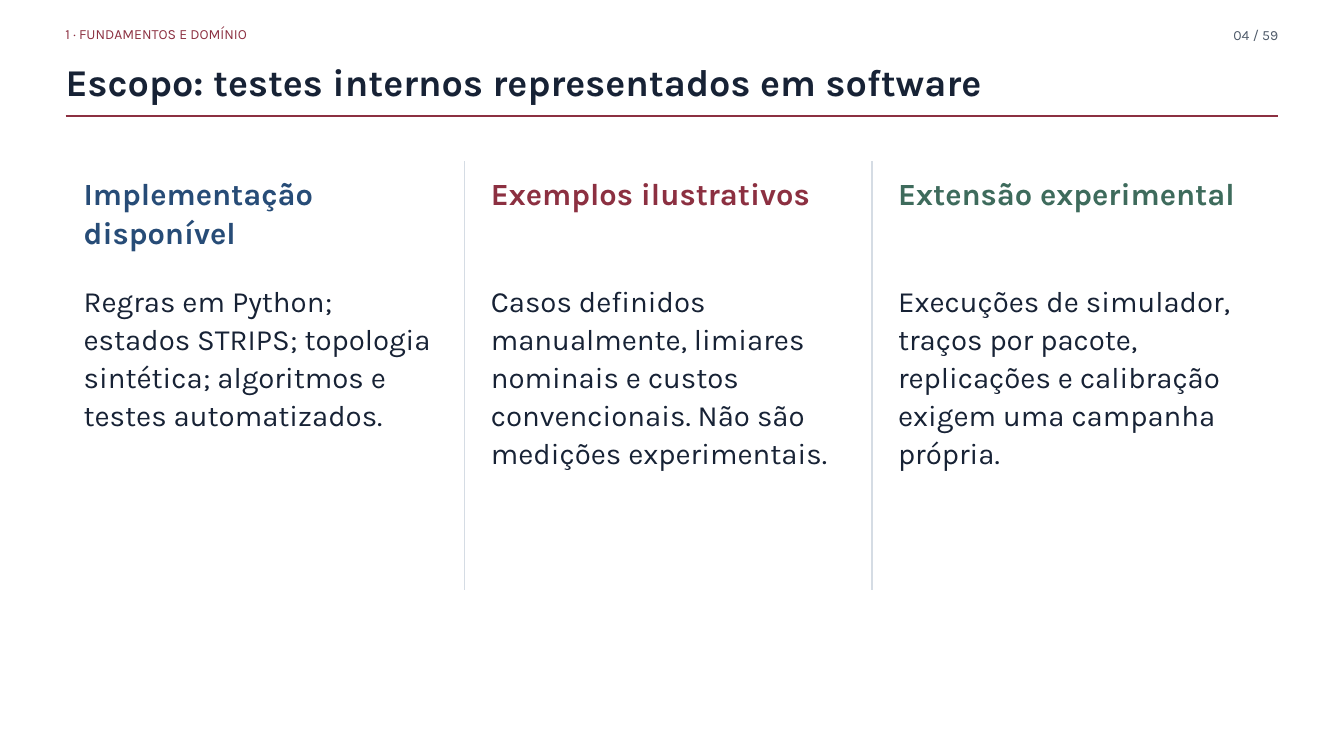
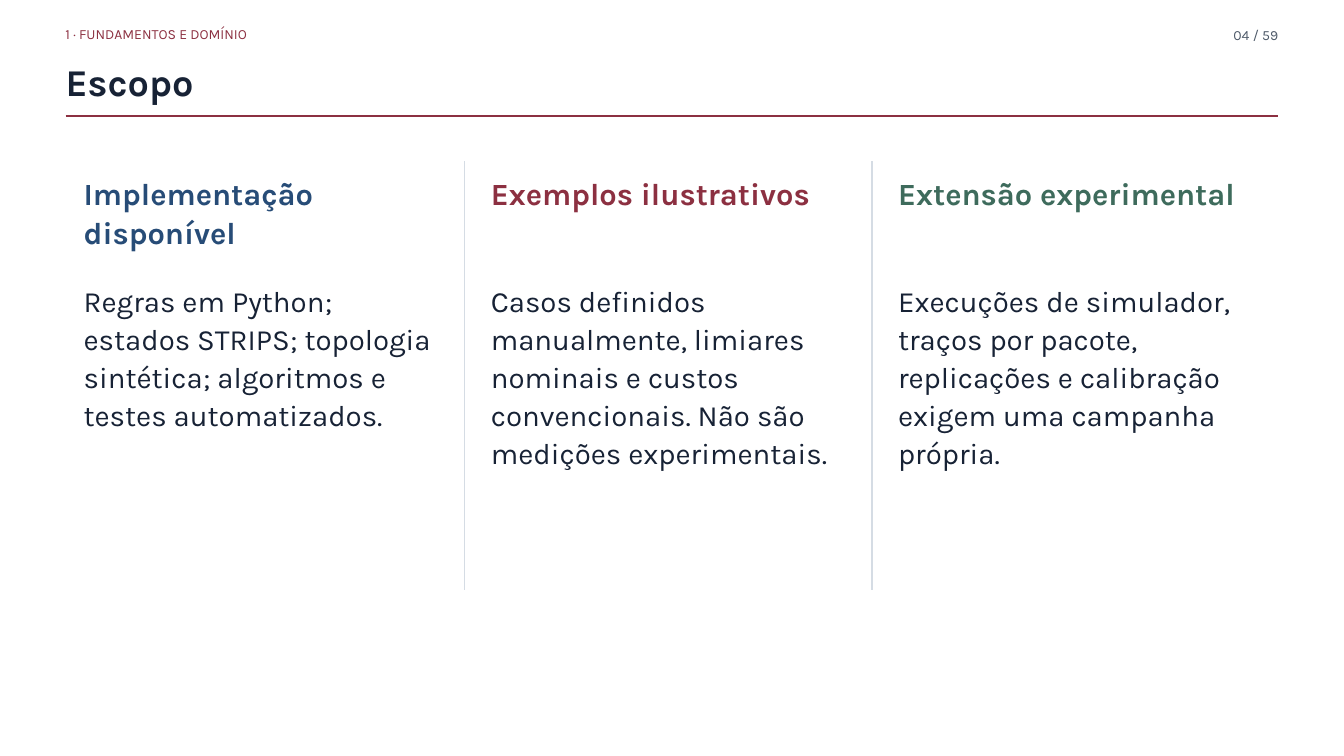
Before and after one commit to fsd-dantas/ai4systems, a slide deck: slide 4 of docs/presentation/mini-systems-presentation.pptx. Drawn at 1344x756 pixels with LibreOffice and Linux fonts; fonts in the diff are those of the drawing; background and template pictures are left out. Boxes give left, top, right and bottom in pixels: in the first picture for what was removed or moved away, otherwise in the second. Text is boxed around its words. In the diff, an @@ line names an element or a change of style, - is before the commit and + after.

```diff
--- a/docs/presentation/mini-systems-presentation.pptx
+++ b/docs/presentation/mini-systems-presentation.pptx
@@ text at box(66, 71, 194, 105): text changed @@
-Escopo: testes internos representados em software
+Escopo
```
Also in this commit, not shown: 5 other slides changed, 10 other files.
